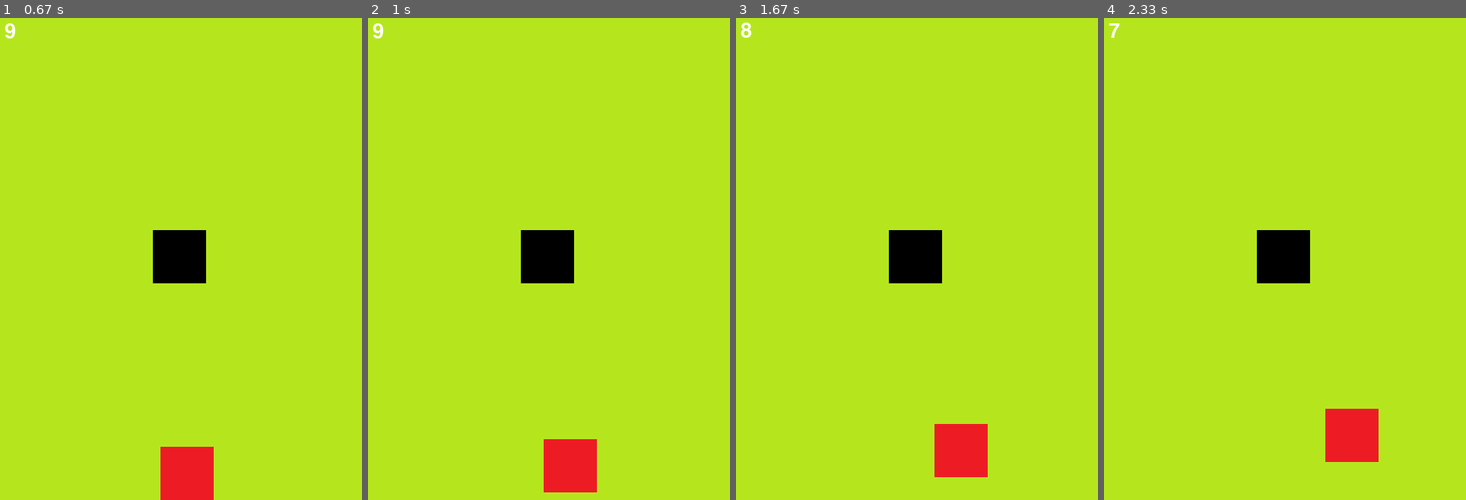
Above: before the commit, frames 1-4 (left to right).
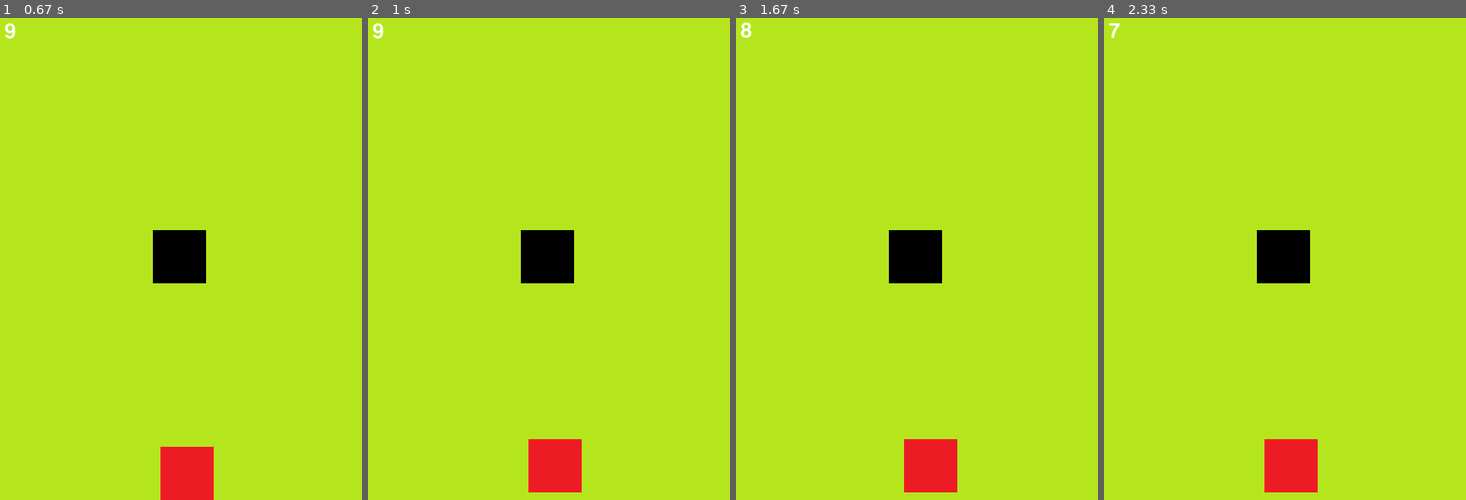
Above: after the commit, the same moments.

Repository: kwon76/python_gameproject
Game: pygame game, started from pygameex/pygameexample.py
The game is run twice, just before and just after one commit, with the same random seed, the same clock (stepped at 60 frames per second) and the same inputs.
Inputs:
- Up to frame 1 (0.67 s): hold Right from 0.33 s (still down)
- Up to frame 2 (1 s): release Right at 0.8 s; hold Up from 0.83 s (still down)
- Up to frame 3 (1.67 s): release Up at 1.38 s; hold Right from 1.42 s (still down)
- Up to frame 4 (2.33 s): release Right at 2.05 s; hold Left from 2.08 s (still down)

Frame 1 is identical in both runs. In frame 2, 0.9% of the frame differs, in the area x 44-64%, y 87-99%; in frame 3, 2.3%; in frame 4, 3.2%, in the area x 44-76%, y 81-99%.

Commit message:
quiz_commit 2

Diff:
--- a/pygamequiz/main.py
+++ b/main.py
@@ -12,7 +12,7 @@
 2. 캐릭터 : 70*70
 3. 똥 : 70*70
 """
-
+from random import *
 import pygame
 #################################################################
 #반드시 해야 하는 기본 초기화
@@ -24,7 +24,7 @@
 screen = pygame.display.set_mode((screen_width, screen_height))
 
 #화면 타이틀 설정
-pygame.display.set_caption("게임 이름")
+pygame.display.set_caption("Avoid The DDong")
 
 #FPS
 clock = pygame.time.Clock()
@@ -38,24 +38,70 @@
 chr_size = chr.get_rect().size
 chr_width = chr_size[0]
 chr_height = chr_size[1]
-chr_x = 0 #x좌표는 가로 절반으로 위치
-chr_y = 0 #y좌표는 바닥으로 위치
+chr_x = (screen_width - chr_width) / 2 #x좌표는 가로 절반으로 위치
+chr_y = screen_height - chr_height #y좌표는 바닥으로 위치
+#똥
+ddong = pygame.image.load("/home/runner/pythongameproject/pygamequiz/quiz_ddong.png")
+ddong_size = ddong.get_rect().size
+ddong_width = ddong_size[0]
+ddong_height = ddong_size[1]
+ddong_x = (screen_width - ddong_width) / 2
+ddong_y = -ddong_height
+
+#이동 좌표
+chr_to_x = 0
+ddong_to_y = 0
+
+#이동 속도
+chr_speed = 0.2
+ddong_speed = 0.3
 
 running = True
 while running:
-  dt = clock.tick(20)
+  dt = clock.tick(30)
 
   #2. 이벤트 처리 (키보드, 마우스 등)
   for event in pygame.event.get():
     if event.type == pygame.QUIT:
         running = False
 
+    #키보드
+    if event.type == pygame.KEYDOWN:
+      if event.key == pygame.K_LEFT:
+        chr_to_x -= chr_speed
+      elif event.key == pygame.K_RIGHT:
+        chr_to_x += chr_speed
+    if event.type == pygame.KEYUP:
+      if event.key == pygame.K_LEFT or event.key == pygame.K_RIGHT:
+        chr_to_x = 0
   #3. 게임 캐릭터 위치 정의
+  ddong_to_y += ddong_speed
+  chr_x += chr_to_x * dt
+  ddong_y += ddong_speed * dt
+  if ddong_y > screen_height:
+    ddong_y = -ddong_height
+    ddong_x = random()*screen_width
+
+  if chr_x < 0:
+    chr_x = 0
+  elif chr_x > screen_width - chr_width:
+    chr_x = screen_width - chr_width
 
   #4. 충돌 체크
+  chr_rect = chr.get_rect()
+  chr_rect.left = chr_x
+  chr_rect.top = chr_y
+  ddong_rect =ddong.get_rect()
+  ddong_rect.left = ddong_x
+  ddong_rect.top = ddong_y
+  if chr_rect.colliderect(ddong_rect):
+    print("똥 맞았네ㅋㅋ")
+    running = False
 
   #5. 화면에 출력
-
+  screen.blit(bg, (0, 0))
+  screen.blit(chr, (chr_x, chr_y))
+  screen.blit(ddong, (ddong_x, ddong_y))
 
   pygame.display.update()
 
--- a/pygameex/pygameexample.py
+++ b/pygameex/pygameexample.py
@@ -76,11 +76,11 @@
           elif event.key == pygame.K_DOWN:
               to_y += character_speed
 
-          if event.type == pygame.KEYUP:  #방향키를 떼면 멈춤
-              if event.key == pygame.K_LEFT or event.key == pygame.K_RIGHT:
-                  to_x = 0
-              elif event.key == pygame.K_UP or event.key == pygame.K_DOWN:
-                  to_y = 0
+      if event.type == pygame.KEYUP:  #방향키를 떼면 멈춤
+          if event.key == pygame.K_LEFT or event.key == pygame.K_RIGHT:
+              to_x = 0
+          elif event.key == pygame.K_UP or event.key == pygame.K_DOWN:
+              to_y = 0
 
       #3. 게임 캐릭터 위치 정의
       character_x_pos += to_x * dt
